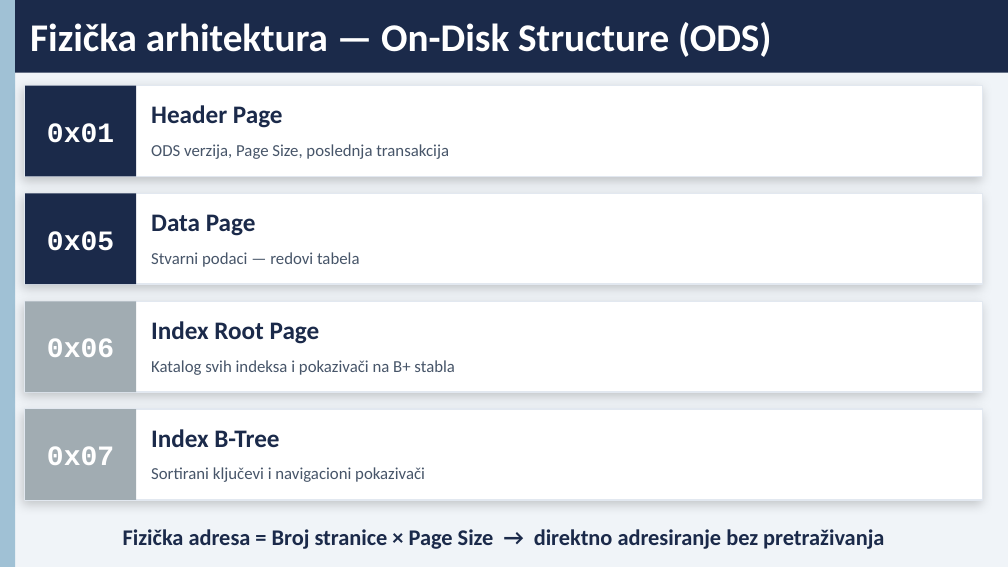
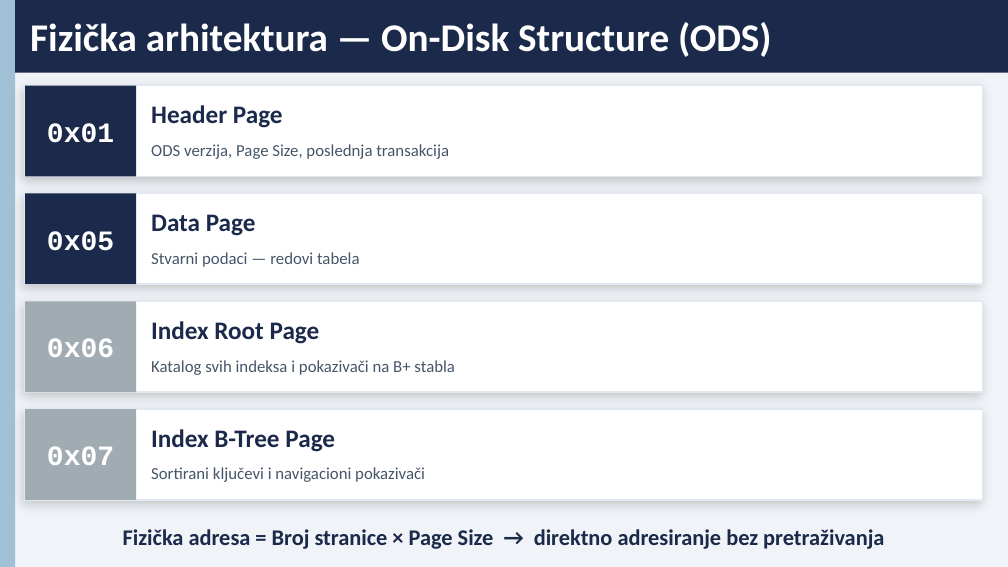
Before and after one commit to jefimija-stamenovic/subp, a slide deck: slide 4 of seminarski-1/Interna struktura i organizacija indeksa u Firebird bazi podataka.pptx. Drawn at 1008x567 pixels with LibreOffice and Linux fonts; fonts in the diff are those of the drawing. Boxes give left, top, right and bottom in pixels: in the first picture for what was removed or moved away, otherwise in the second. Text is boxed around its words. In the diff, an @@ line names an element or a change of style, - is before the commit and + after.

```diff
--- a/seminarski-1/Interna struktura i organizacija indeksa u Firebird bazi podataka.pptx
+++ b/seminarski-1/Interna struktura i organizacija indeksa u Firebird bazi podataka.pptx
@@ text at box(151, 429, 335, 452): text changed @@
-Index B-Tree
+Index B-Tree Page
```
Also in this commit, not shown: 6 other slides changed, 5 other files.
